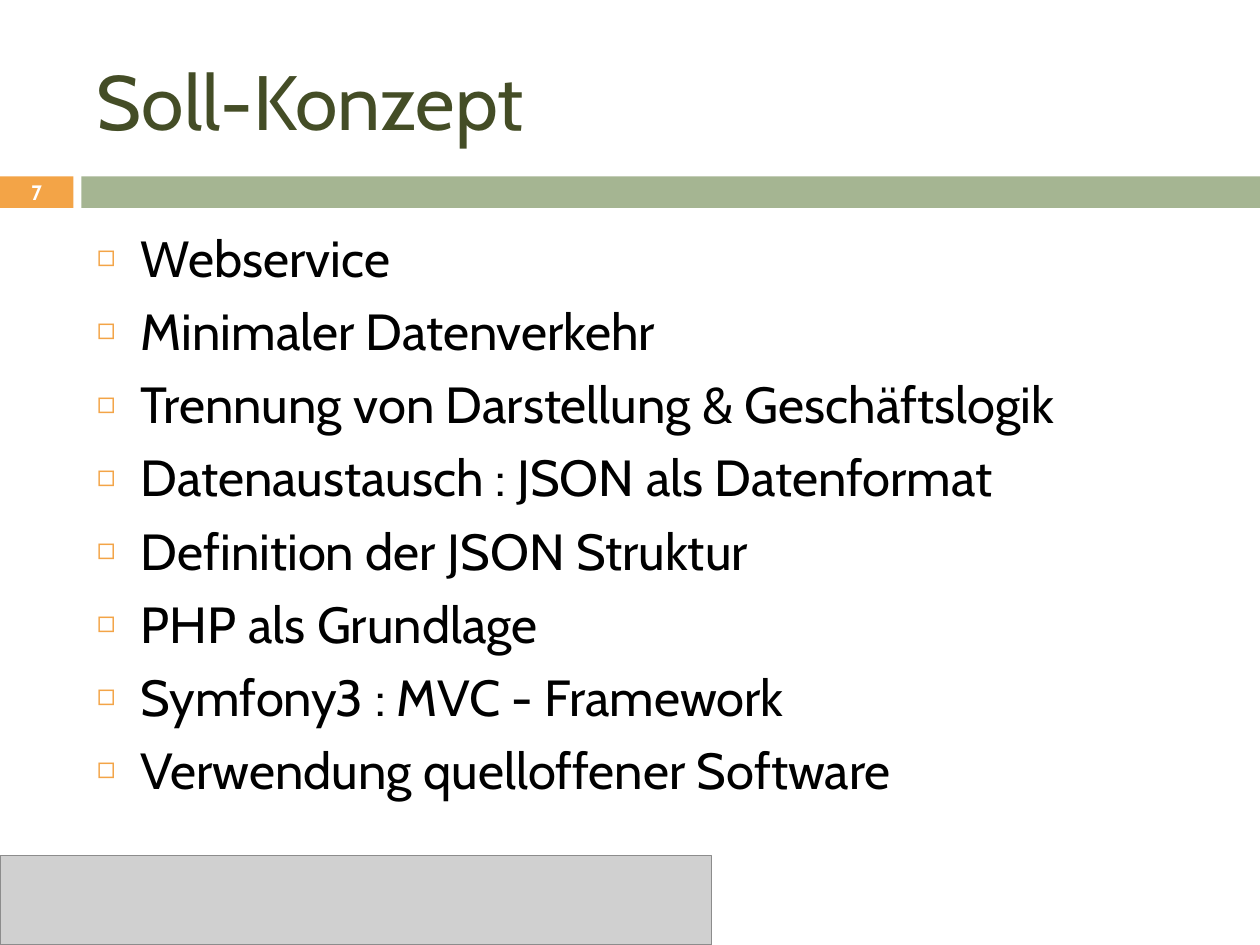
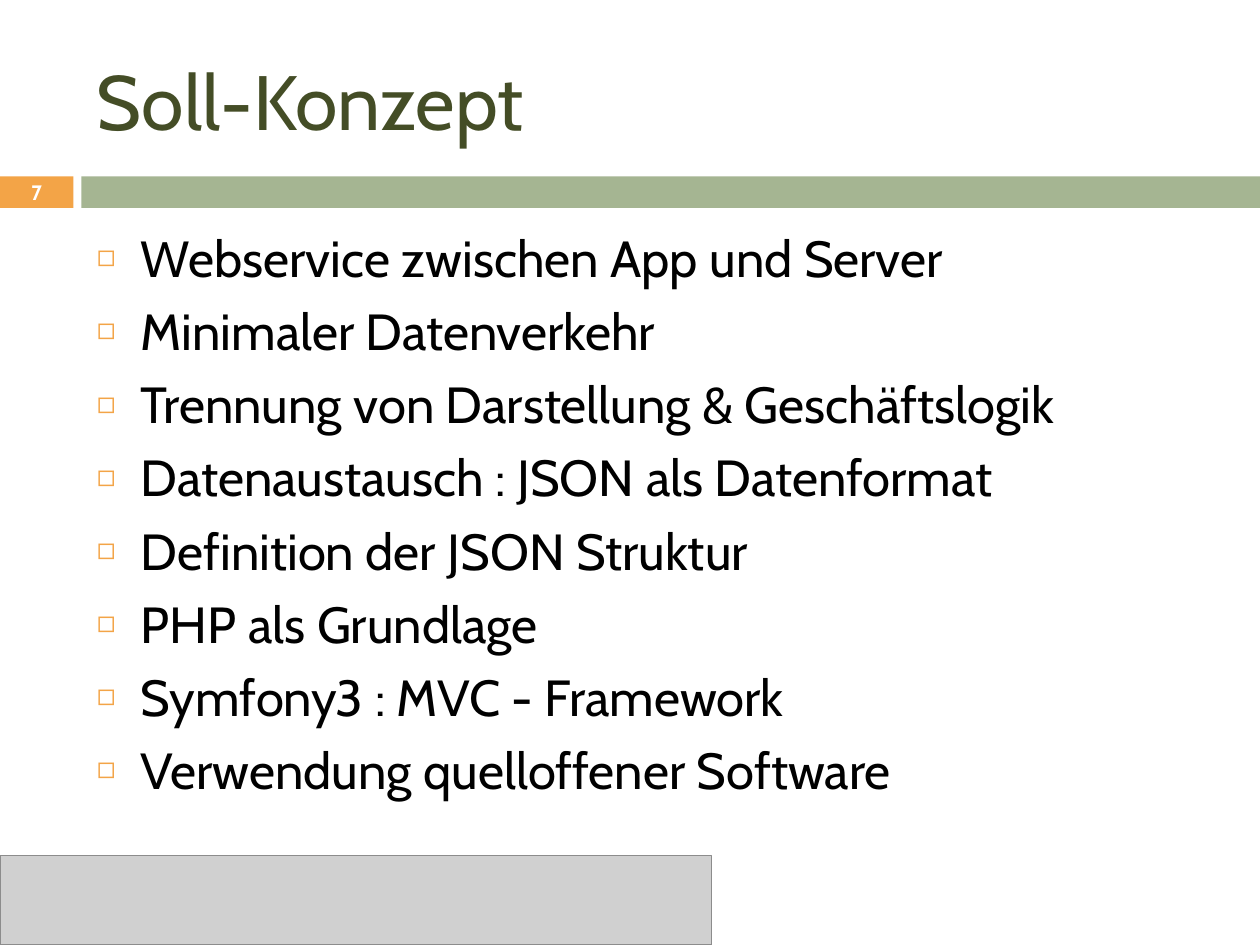
Before and after one commit to janhelmle/weiterbildung_fachinformatiker_ihk_projektantrag, a slide deck: slide 7 of praesentation/Projektpräsentation.pptx. Drawn at 1260x945 pixels with LibreOffice and Linux fonts; fonts in the diff are those of the drawing; grey boxes stand for pictures. Boxes give left, top, right and bottom in pixels: in the first picture for what was removed or moved away, otherwise in the second. Text is boxed around its words. In the diff, an @@ line names an element or a change of style, - is before the commit and + after.

```diff
--- a/praesentation/Projektpräsentation.pptx
+++ b/praesentation/Projektpräsentation.pptx
@@ text at <box>141,239,943,288</box>: text changed @@
-◻ Webservice
+◻ Webservice zwischen App und Server
```
Also in this commit, not shown: 2 other slides changed, 1 other file.
